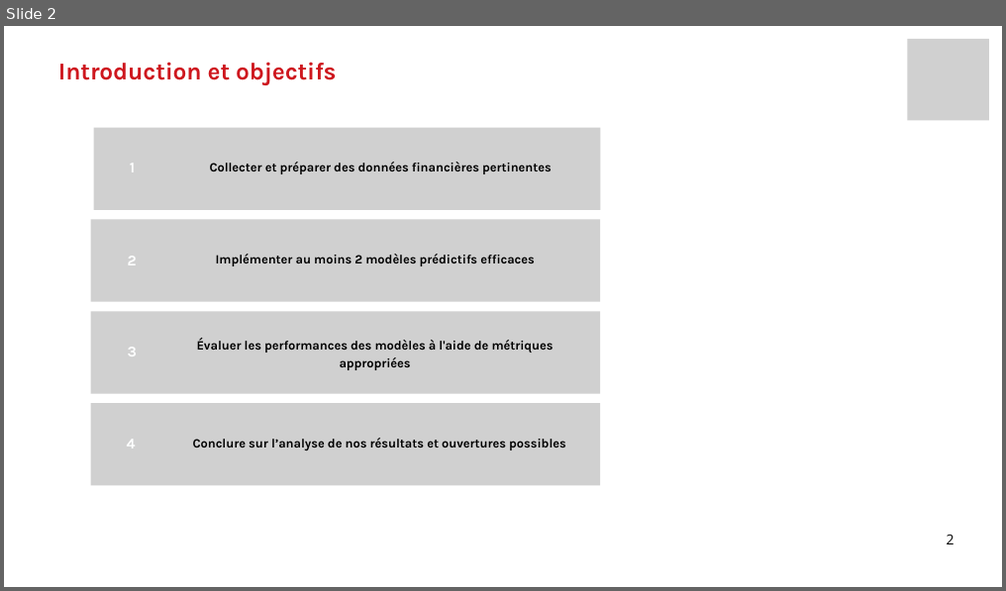
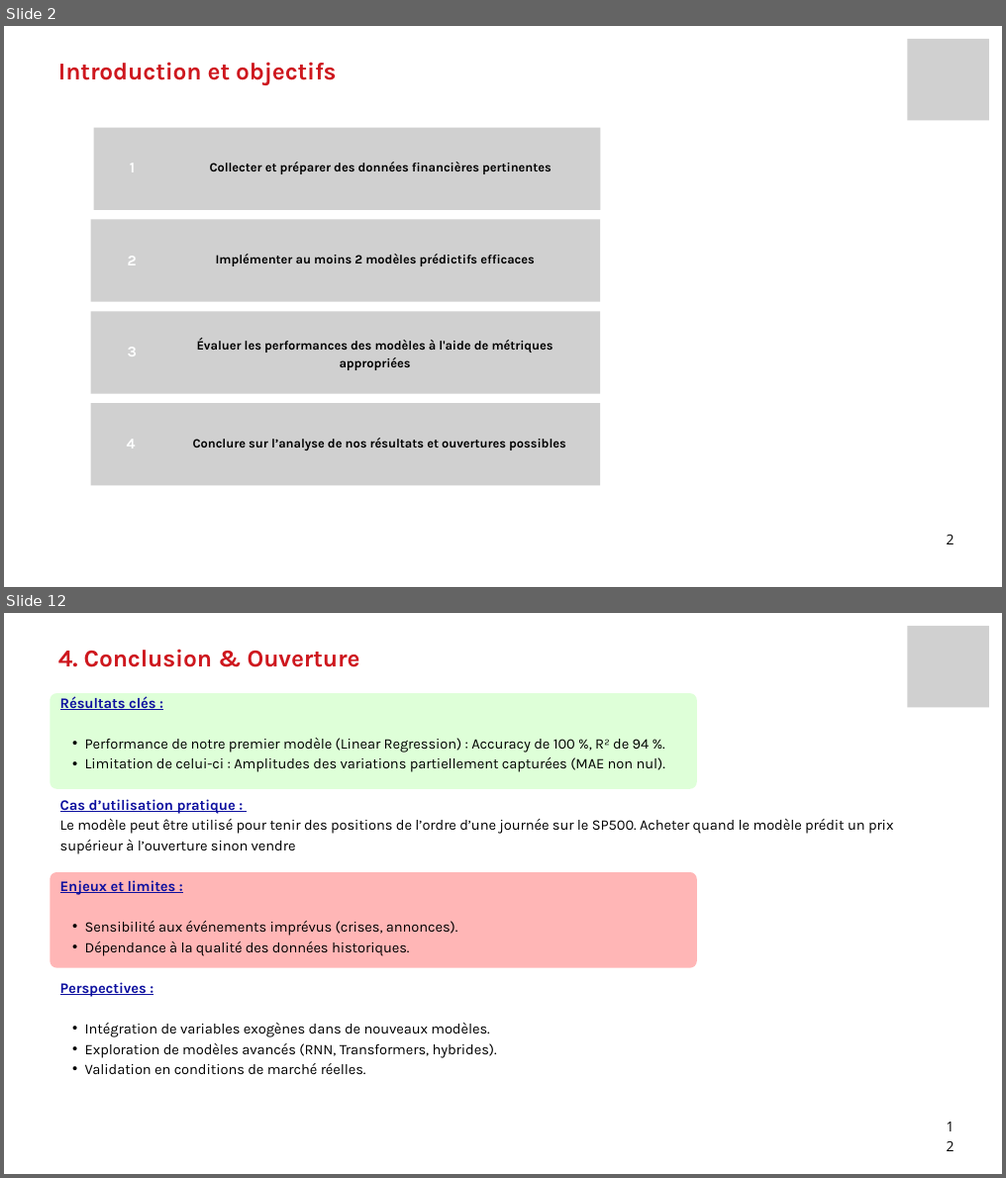
Before and after one commit to Data-project-team-ecm/TD-MID-TERM, a slide deck: TD noté Projet DATA.pptx. Shown one above the other, each under a label of ours: slide 2 before the commit, slides 2 and 12 after it; the slides between them are not shown. The pictures are 1006x591 and 1006x1178 pixels, drawn with LibreOffice and Linux fonts; fonts in the diff are those of the drawing; grey boxes stand for pictures. Boxes give left, top, right and bottom in pixels: in the first picture for what was removed or moved away, otherwise in the second. Text is boxed around its words. In the diff, an @@ line names an element or a change of style, - is before the commit and + after.

```diff
--- a/TD noté Projet DATA.pptx
+++ b/TD noté Projet DATA.pptx
@@ slide 12 added at (4, 613, 1002, 1174), background #FFFFFF @@
@@ picture added at (907, 626, 989, 708) @@
@@ text added at (58, 649, 360, 667), 35.1 pt, text #CE171E, bold @@
+4. Conclusion & Ouverture
@@ freeform shape added at (50, 693, 697, 789), fill #DEFFD8 @@
@@ text added at (60, 696, 894, 1074), 21 pt, text #000000 @@
+Résultats clés :
+  • Performance de notre premier modèle (Linear Regression) : Accuracy de 100 %, R² de 94 %.
+  • Limitation de celui-ci : Amplitudes des variations partiellement capturées (MAE non nul).
+Cas d’utilisation pratique :
+Le modèle peut être utilisé pour tenir des positions de l’ordre d’une journée sur le SP500. Acheter quand le modèle prédit un prix supérieur à l’ouverture sinon vendre
+Enjeux et limites :
+  • Sensibilité aux événements imprévus (crises, annonces).
+  • Dépendance à la qualité des données historiques.
+Perspectives :
+  • Intégration de variables exogènes dans de nouveaux modèles.
+  • Exploration de modèles avancés (RNN, Transformers, hybrides).
+  • Validation en conditions de marché réelles.
@@ freeform shape added at (50, 872, 697, 968), fill #FFB6B6 @@
@@ text added at (946, 1116, 954, 1127), 20 pt, text #000000 @@
+12
```
Also in this commit, not shown: 7 slides changed, 1 other slide added, 1 slide removed.
